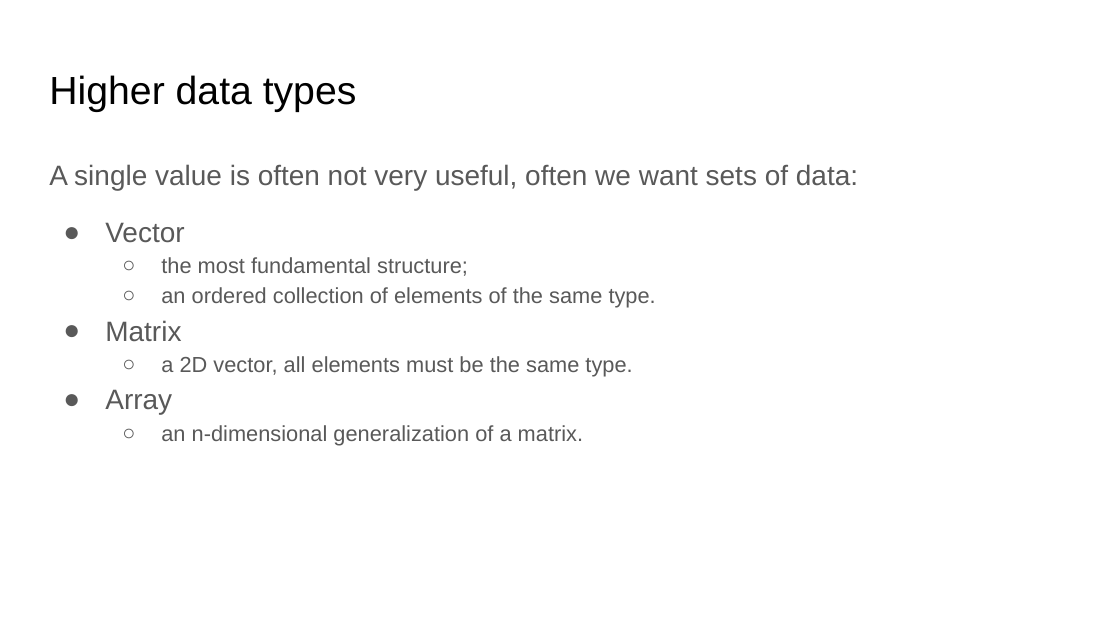
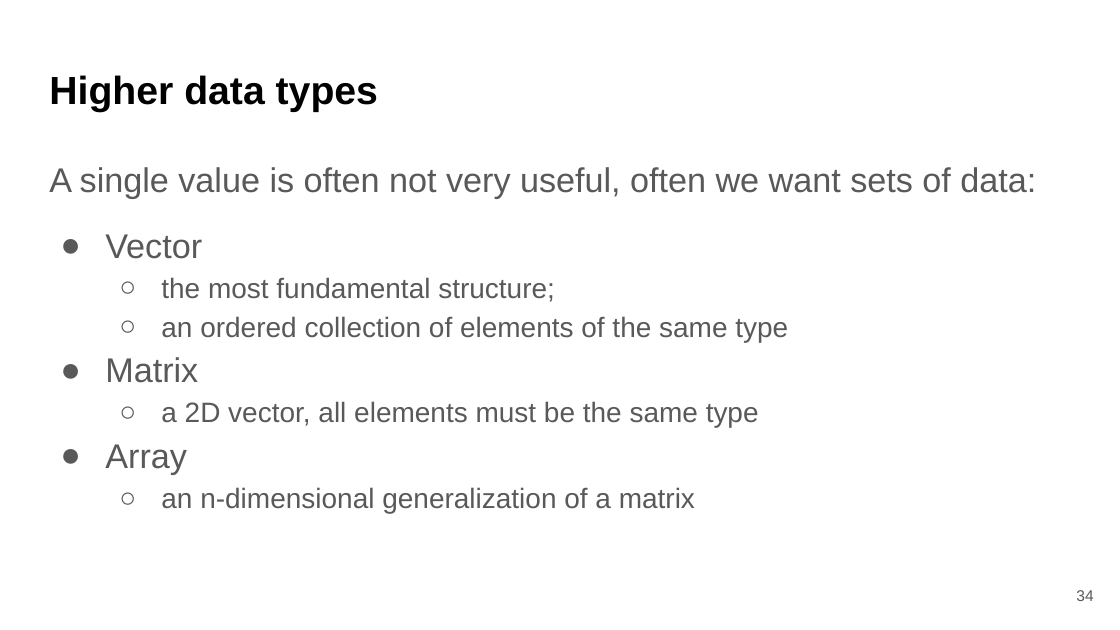
Before and after one commit to bmaitner/biometry_course, a slide deck: slide 34 of lectures/Lecture_04_intro_to_data_in_R.pptx (slide 15 before the commit). Drawn at 1120x630 pixels with LibreOffice and Linux fonts; fonts in the diff are those of the drawing. Boxes give left, top, right and bottom in pixels: in the first picture for what was removed or moved away, otherwise in the second. Text is boxed around its words. In the diff, an @@ line names an element or a change of style, - is before the commit and + after.

```diff
--- a/lectures/Lecture_04_intro_to_data_in_R.pptx
+++ b/lectures/Lecture_04_intro_to_data_in_R.pptx
@@ title "Higher data types" at <box>49,75,378,112</box>: bold on @@
@@ text at <box>49,167,1036,475</box>: size 18 to 22 pt in "A single value is often not very ...", "Vector", "Matrix", "Array"; size 14 to 18 pt in "the most fundamental structure;"; indent changed @@
@@ text at <box>161,316,788,342</box>: text changed; size 14 to 18 pt @@
-  ○ an ordered collection of elements of the same type.
+  ○ an ordered collection of elements of the same type
@@ text at <box>161,401,759,427</box>: text changed; size 14 to 18 pt @@
-  ○ a 2D vector, all elements must be the same type.
+  ○ a 2D vector, all elements must be the same type
@@ text at <box>161,487,695,513</box>: text changed; size 14 to 18 pt @@
-  ○ an n-dimensional generalization of a matrix.
+  ○ an n-dimensional generalization of a matrix
@@ page number added at <box>1076,590,1093,601</box>, 10 pt, text #595959 @@
+34
```
Also in this commit, not shown: 28 other slides changed, 21 slides added, 1 slide removed, 2 other files.
